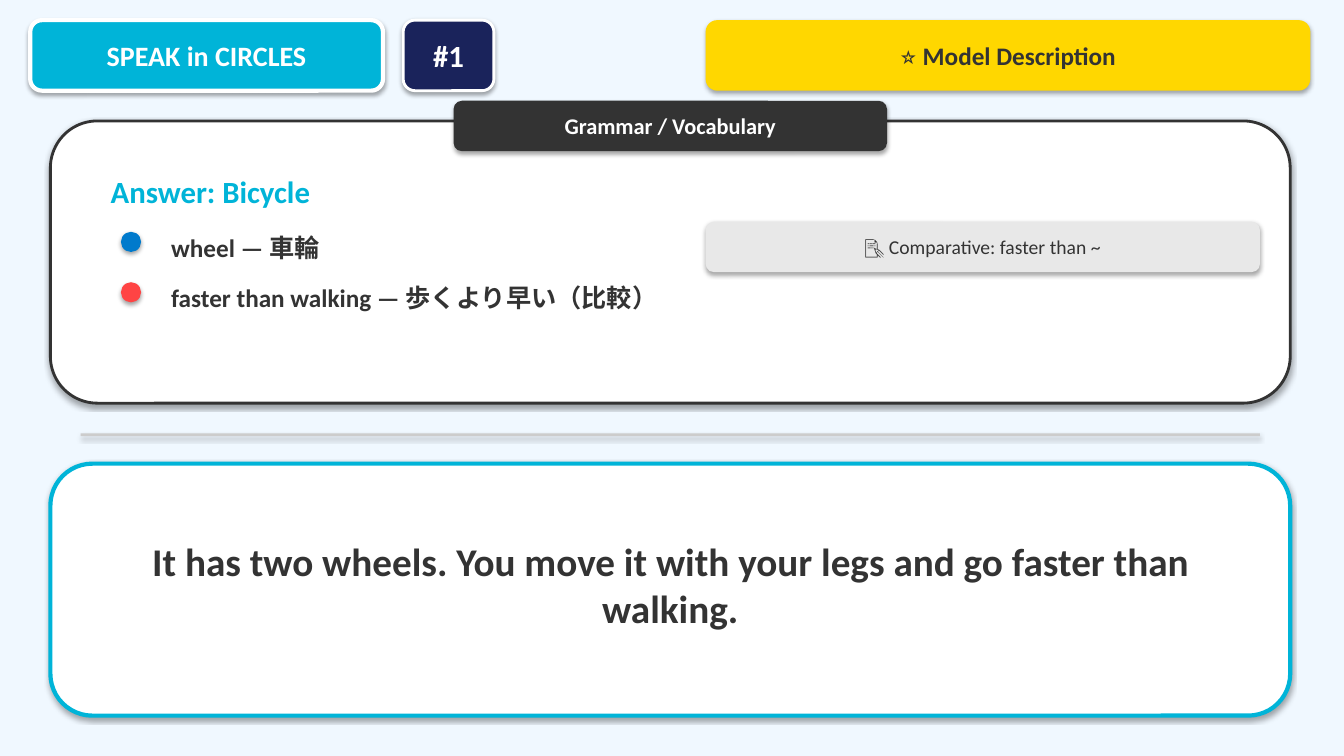
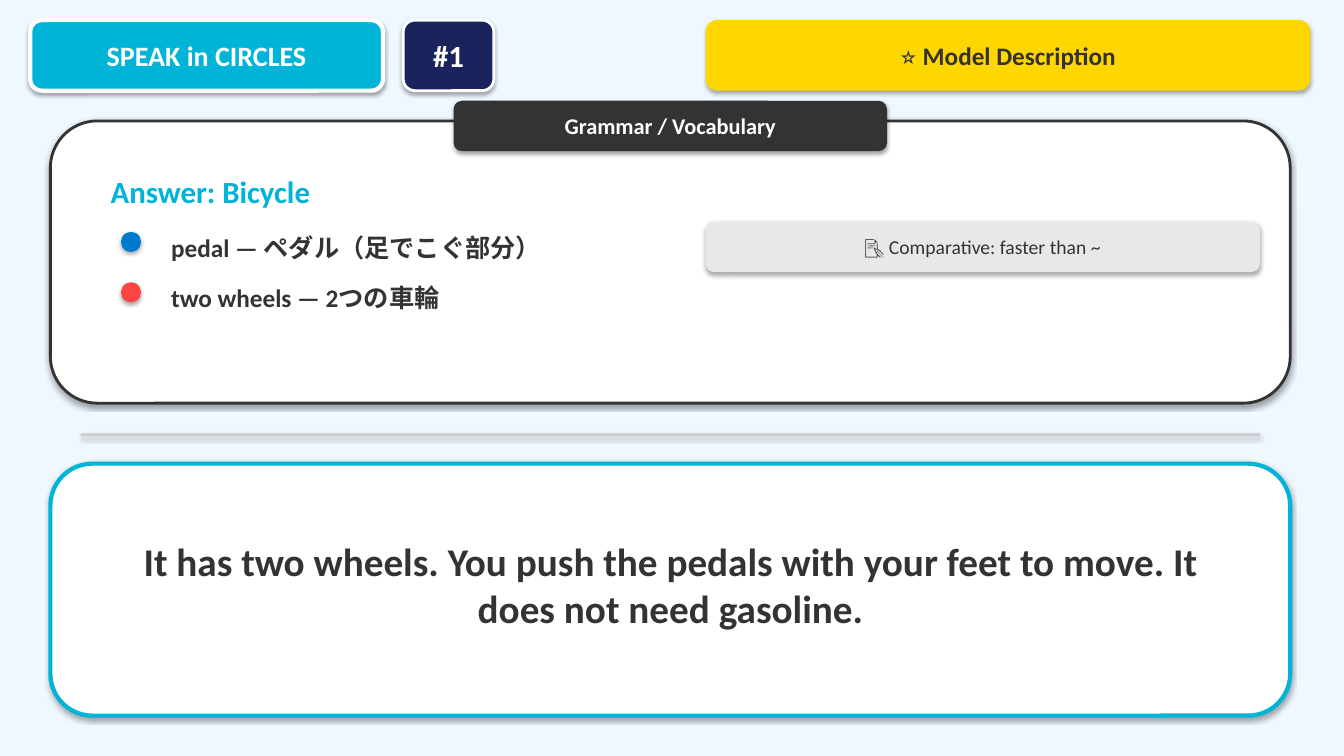
Before and after one commit to macsa2ki25-eng/SpecialAigent, a slide deck: slide 4 of Speak_in_Circles_Activity.pptx. Drawn at 1344x756 pixels with LibreOffice and Linux fonts; fonts in the diff are those of the drawing. Boxes give left, top, right and bottom in pixels: in the first picture for what was removed or moved away, otherwise in the second. Text is boxed around its words. In the diff, an @@ line names an element or a change of style, - is before the commit and + after.

```diff
--- a/Speak_in_Circles_Activity.pptx
+++ b/Speak_in_Circles_Activity.pptx
@@ text at box(171, 235, 541, 261): text changed @@
-wheel — 車輪
+pedal — ペダル（足でこぐ部分）
@@ text at box(171, 286, 440, 310): text changed @@
-faster than walking — 歩くより早い（比較）
+two wheels — 2つの車輪
@@ text at box(144, 548, 1197, 630): text changed @@
-It has two wheels. You move it with your legs and go faster than walking.
+It has two wheels. You push the pedals with your feet to move. It does not need gasoline.
```
Also in this commit, not shown: 30 other slides changed, 1 other file.
